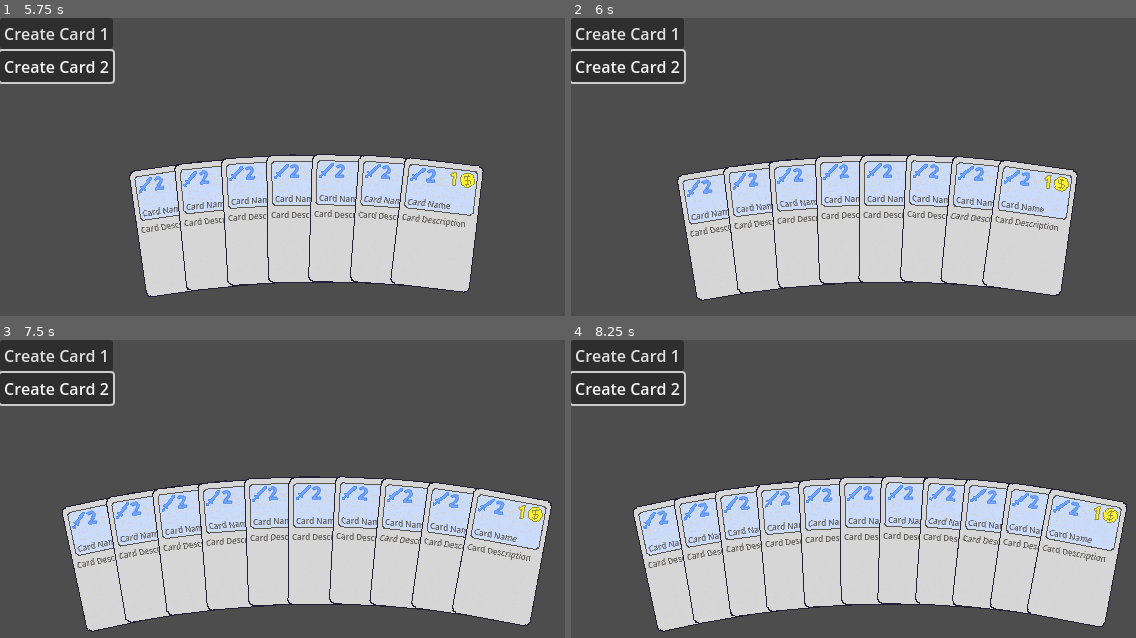
Above: before the commit, frames 1-4 (two rows, left to right).
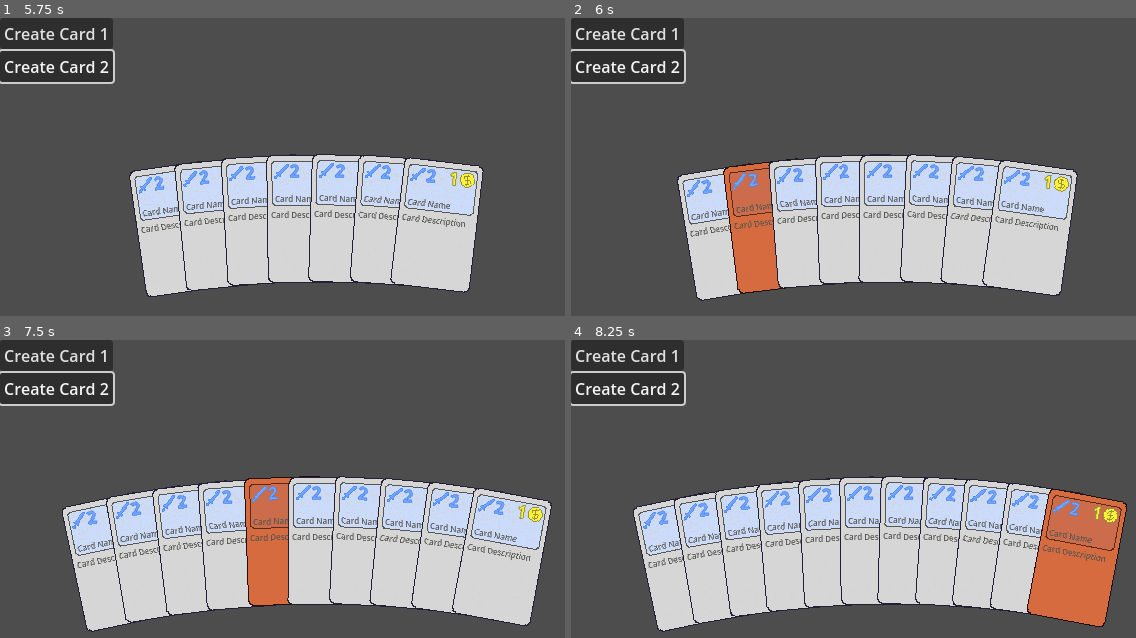
Above: after the commit, the same moments.

Repository: zcbntr/bucinum
Game: Godot game, scene res://scenes/deck_and_hand.tscn
Two runs of this game, one before a commit and one after it. Both use one fixed random seed, a clock stepped at 60 frames per second and the inputs below.
Inputs (mouse positions are in pixels of both pictures, inside the frame that each line leads up to):
- Up to frame 1 (5.75 s): click "Create Card 1" at 0.5 s; click "Create Card 2" at 1.25 s; click "Create Card 1" at 2 s; click "Create Card 2" at 2.75 s; click "Create Card 1" at 3.5 s; click "Create Card 2" at 4.25 s; tap Enter at 5 s; move the mouse to (463, 161) at 5.02 s
- Up to frame 2 (6 s): tap Space at 5.75 s; move the mouse to (763, 193) at 5.77 s
- Up to frame 3 (7.5 s): tap Enter at 6.5 s; move the mouse to (384, 429) at 6.52 s; tap Space at 7.25 s; move the mouse to (288, 563) at 7.27 s
- Up to frame 4 (8.25 s): tap Enter at 8 s; move the mouse to (1085, 548) at 8.02 s

Frame 1 is identical in both runs. In frame 2, 3.2% of the frame differs, in the area x 26-41%, y 46-93%; in frame 3, 3.1%; in frame 4, 5.8%, in the area x 80-99%, y 50-97%.

Commit message:
Add card hightlight on hover
- Currently allows multiple highlights -will fix tomorrow

Diff:
--- a/project.godot
+++ b/project.godot
@@ -22,6 +22,14 @@
 window/stretch/mode="viewport"
 window/stretch/scale_mode="integer"
 
+[input]
+
+mouse_click={
+"deadzone": 0.5,
+"events": [Object(InputEventMouseButton,"resource_local_to_scene":false,"resource_name":"","device":-1,"window_id":0,"alt_pressed":false,"shift_pressed":false,"ctrl_pressed":false,"meta_pressed":false,"button_mask":0,"position":Vector2(0, 0),"global_position":Vector2(0, 0),"factor":1.0,"button_index":1,"canceled":false,"pressed":false,"double_click":false,"script":null)
+]
+}
+
 [rendering]
 
 textures/canvas_textures/default_texture_filter=0
--- a/scenes/card.tscn
+++ b/scenes/card.tscn
@@ -24,6 +24,9 @@
 font_color = Color(0.458824, 0.647059, 0.980392, 1)
 outline_size = 3
 outline_color = Color(0.263618, 0.504675, 0.943998, 1)
+
+[sub_resource type="RectangleShape2D" id="RectangleShape2D_hxmh3"]
+size = Vector2(78, 126)
 
 [node name="Card" type="Node2D"]
 script = ExtResource("1_q183m")
@@ -82,3 +85,11 @@
 [node name="DamageBaseSprite" type="Sprite2D" parent="DamageDisplay"]
 position = Vector2(-25, -48)
 texture = ExtResource("4_wpd2g")
+
+[node name="ClickableArea" type="Area2D" parent="."]
+
+[node name="CollisionShape2D" type="CollisionShape2D" parent="ClickableArea"]
+shape = SubResource("RectangleShape2D_hxmh3")
+
+[connection signal="mouse_entered" from="ClickableArea" to="." method="_on_clickable_area_mouse_entered"]
+[connection signal="mouse_exited" from="ClickableArea" to="." method="_on_clickable_area_mouse_exited"]
--- a/scripts/card.gd
+++ b/scripts/card.gd
@@ -11,6 +11,7 @@
 @onready var damage_lbl: Label = $DamageDisplay/DamageLbl
 @onready var name_lbl: Label = $NameDisplay/NameLbl
 @onready var description_lbl: Label = $CardDescription
+@onready var base_sprite: Sprite2D = $BaseCardSprite
 
 # Called when the node enters the scene tree for the first time.
 func _ready() -> void:
@@ -54,6 +55,21 @@
 		description_lbl.set_text(card_description)
 	visible = true
 
+func highlight():
+	base_sprite.set_modulate(Color(1, 0.5, 0.3, 1))
+
+func unhighlight():
+	base_sprite.set_modulate(Color(1,1,1,1))
+
 # Called every frame. 'delta' is the elapsed time since the previous frame.
 func _process(delta: float) -> void:
 	update_card_graphics()
+
+
+func _on_clickable_area_mouse_entered() -> void:
+	highlight()
+
+
+
+func _on_clickable_area_mouse_exited() -> void:
+	unhighlight()
Not shown: 1 places in scenes/card.tscn that only renumber resources
